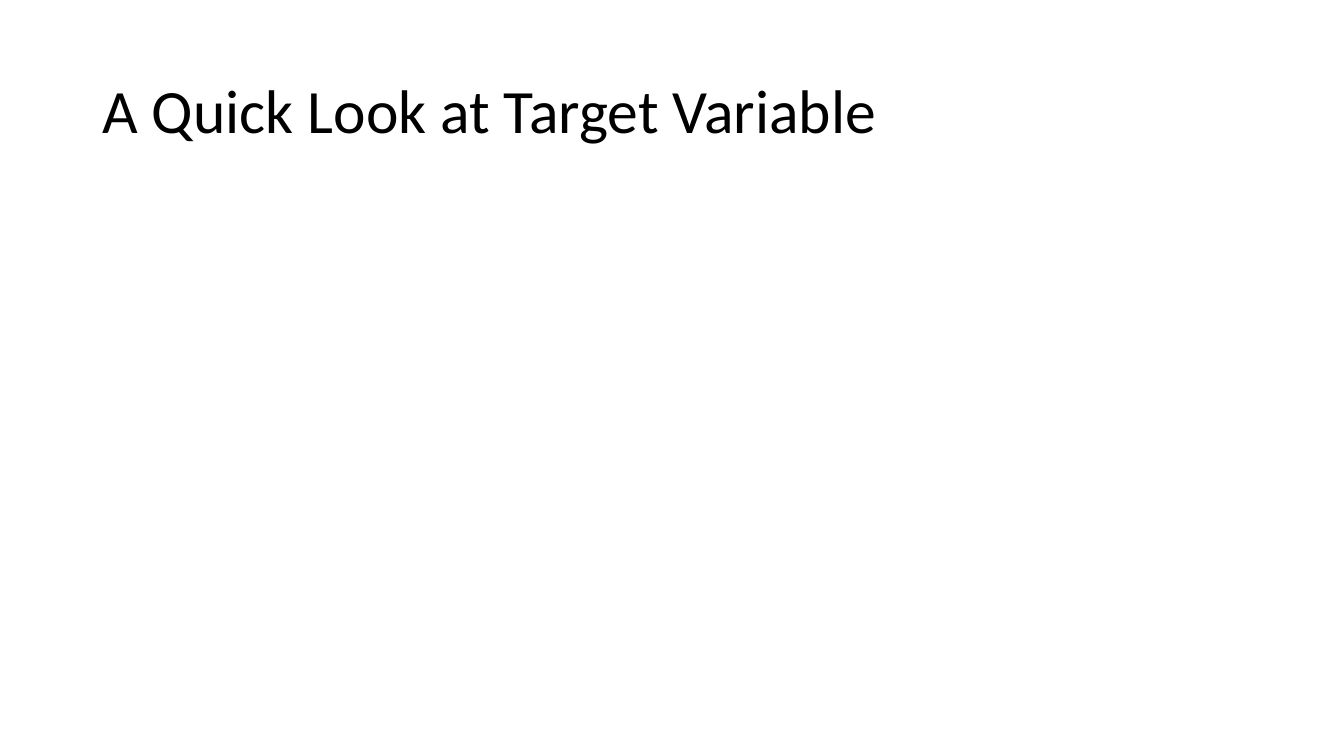
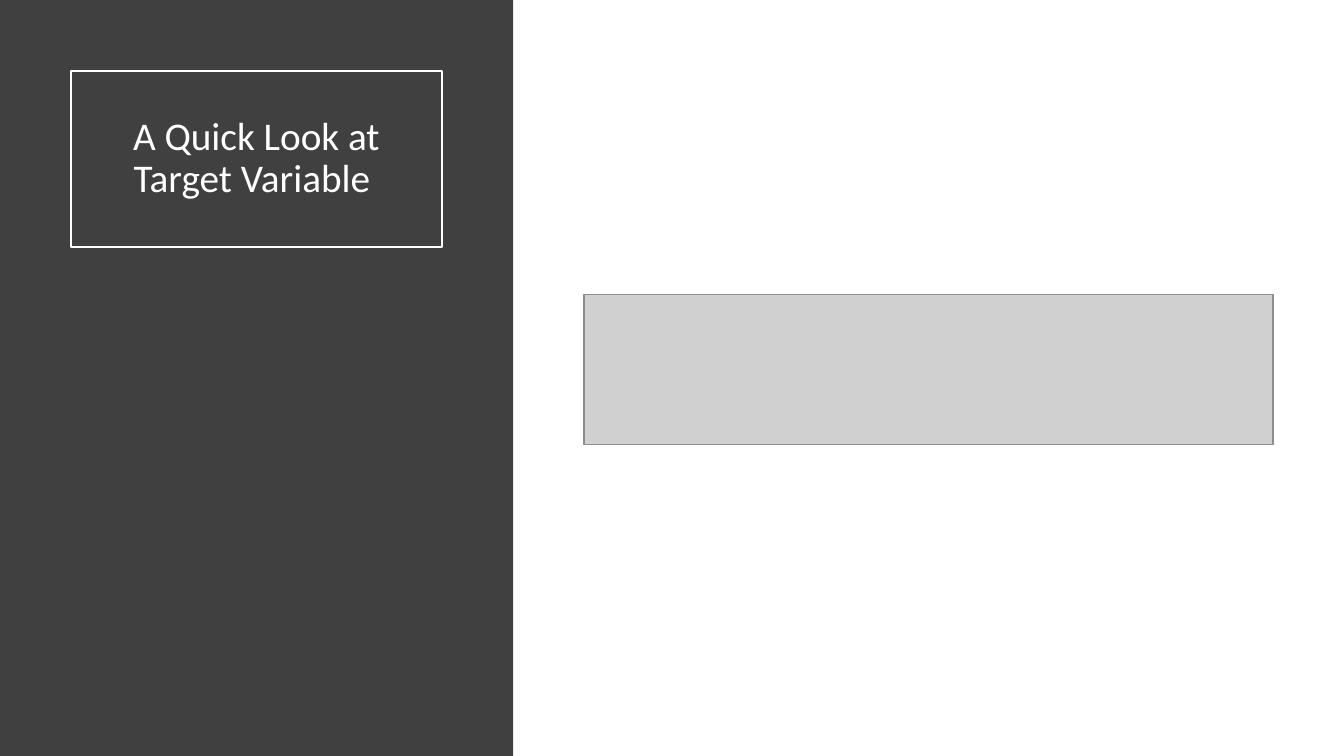
Before and after one commit to backmuda/BDA_511_Duff_Carter, a slide deck: slide 7 of Presentation.pptx (slide 6 before the commit). Drawn at 1344x756 pixels with LibreOffice and Linux fonts; fonts in the diff are those of the drawing; grey boxes stand for pictures. Boxes give left, top, right and bottom in pixels: in the first picture for what was removed or moved away, otherwise in the second. Text is boxed around its words. In the diff, an @@ line names an element or a change of style, - is before the commit and + after.

```diff
--- a/Presentation.pptx
+++ b/Presentation.pptx
@@ rectangle added at <box>0,0,513,756</box>, fill #404040 @@
@@ title "A Quick Look at Target ...": place and size @@
-title "A Quick Look at Target ..." at <box>102,90,876,144</box>
+title "A Quick Look at Target ..." at <box>71,71,442,247</box>
@@ title "A Quick Look at Target ..." at <box>71,71,442,247</box>: size 44 to 28 pt, text colour #000000 to #FFFFFF; alignment left to centre; outline none to #FFFFFF 1.5 pt @@
@@ picture added at <box>584,294,1273,445</box> @@
```
Also in this commit, not shown: 4 slides added.
